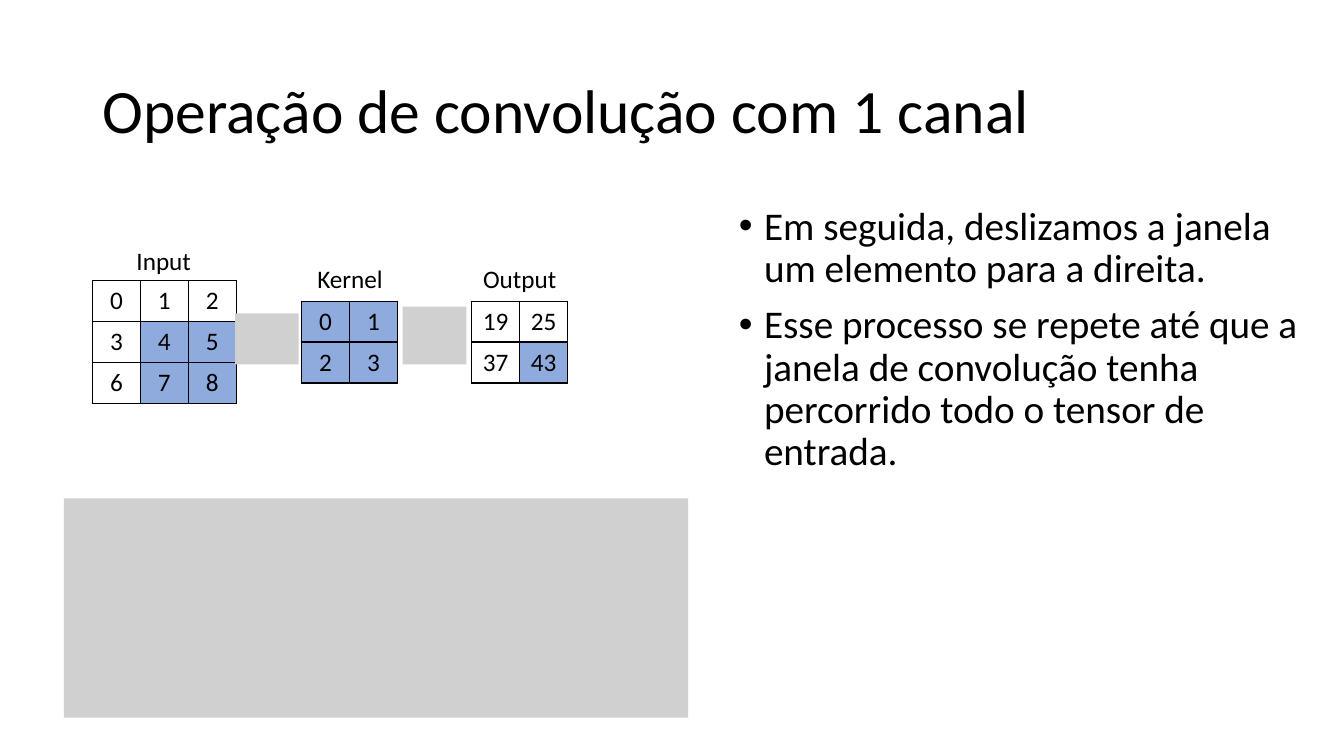
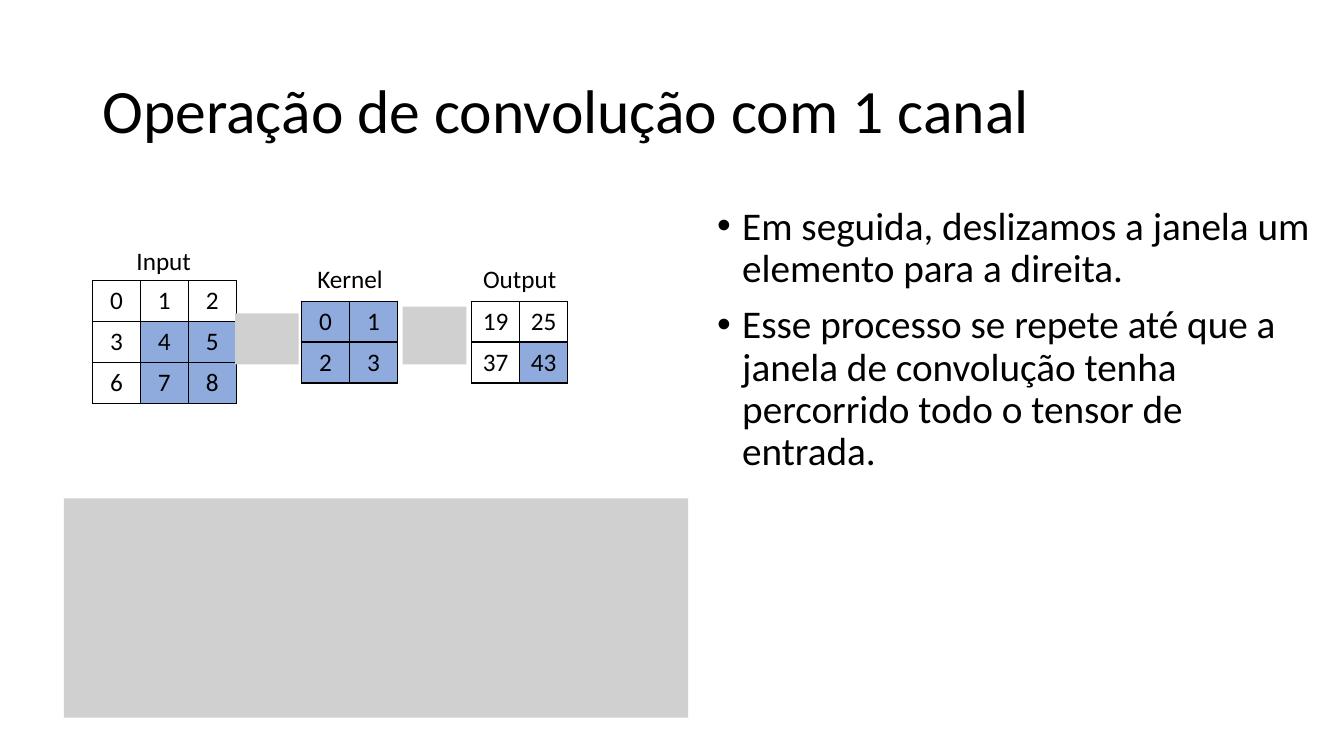
Before and after one commit to zz4fap/tp557-iot-ml, a slide deck: slide 12 of slides/TP557_12_Introduzindo_convoluções.pptx (slide 10 before the commit). Drawn at 1344x756 pixels with LibreOffice and Linux fonts; fonts in the diff are those of the drawing; grey boxes stand for pictures. Boxes give left, top, right and bottom in pixels: in the first picture for what was removed or moved away, otherwise in the second. Text is boxed around its words. In the diff, an @@ line names an element or a change of style, - is before the commit and + after.

```diff
--- a/slides/TP557_12_Introduzindo_convoluções.pptx
+++ b/slides/TP557_12_Introduzindo_convoluções.pptx
@@ text "Em seguida, deslizamos a janela ..." rewrapped from <box>764,212,1297,466</box> to <box>742,212,1310,466</box> @@
```
Also in this commit, not shown: 2 other slides changed, 14 slides added, 1 slide removed, 4 other files.
